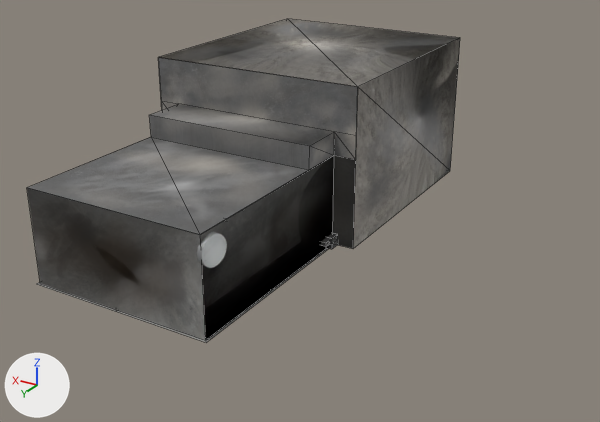
The Blender file Firing Range Glowup.blend, before and after one commit.
One viewpoint serves both versions: a camera (50 mm lens) standing at (-27.3, 12.6, 17.1) and looking at (-10.3, -15.7, 2.9). Arrows for +X, +Y and +Z are at lower left; the lights stay in place. Mesh edges are drawn as thin lines on the coarser meshes.

The first picture shows 'BezierCurve', 'Ceiling', 'Floor', 'Range', 'Walls'.
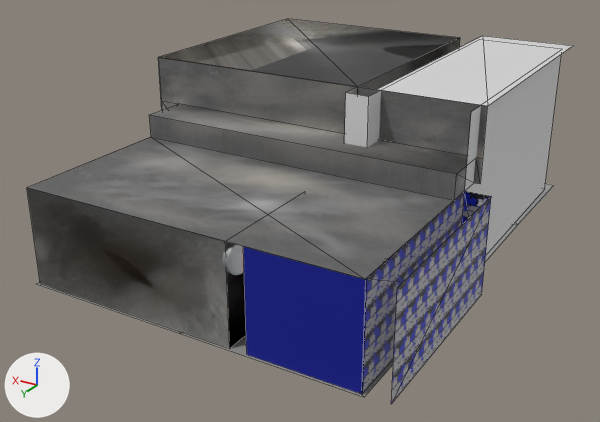
What differs and where, as boxes [x1, y1, x2, y2] in the pictures (600 x 422 px):
'Ceiling', reshaped (39% wider, 25% taller)
    before: [28, 57, 358, 235]
    after: [28, 57, 487, 279]
'Range', reshaped
    before: [160, 19, 460, 249]
    after: [160, 19, 561, 255]
'Walls', reshaped
    before: [27, 155, 356, 340]
    after: [27, 158, 246, 348]
'Cube__4_', added
    after: [363, 191, 491, 404]
'Cube__2_', added (blue)
    after: [243, 246, 367, 394]
'Roof', added
    after: [377, 36, 572, 106]
'Floor', mesh rescaled
    before: [37, 222, 329, 342]
    after: [36, 267, 393, 397]
'Floor2', added
    after: [402, 183, 554, 261]
part 2 of me_scene_002, added
    after: [344, 55, 561, 255]
part 3 of me_scene_002, surface changed
    before: [184, 25, 460, 249]
    after: [184, 25, 460, 90]
part 4 of me_scene_007, cut back
    before: [92, 155, 356, 340]
    after: [92, 220, 246, 348]

Patch to the scene script:
```diff
--- a/Firing Range Glowup.blend.py
+++ b/Firing Range Glowup.blend.py
@@ me_scene @@
 me_scene.from_pydata(...)  # 9 vertices, 8 faces; spans x -910.0..-90.0, y 0.0, z -910.0..-1.0
 # used by ob_floor; parent = ob_rangestatic; location = (-286.5, 175.2, 1577.0)
+# me_scene part 1: the whole mesh is scaled about its middle by (1.74, 1, 1), then moved by (-300.0, 0.0, 0.0)
 me_scene.materials.append(mat_floormat)
@@ me_scene_002 @@
 # used by ob_range; parent = ob_rangestatic; location = (-1387.0, 175.2, 1577.0)
 # verts and faces of me_scene_002; kept vertices keep their numbers, new ones are numbered from 8
-me_scene_002.from_pydata(...)  # 8 vertices, 9 faces; spans x 100.0..1100.0, y 0.0..700.0, z 0.0..1100.0
+me_scene_002.from_pydata(...)  # 18 vertices, 15 faces; spans x -400.0..1100.0, y 0.0..700.0, z -103.0..1100.0
+# me_scene_002 part 2
+verts[8] = (-400.0, 0.0, 1097.0)  # pixel (544, 189)
+verts[9] = (0.0, 0.0, 1100.0)
+verts[10] = (-400.0, 0.0, -100.0)
+verts[11] = (0.0, 0.0, -103.0)
+verts[12] = (99.0, 0.0, -103.0)
+for new, old in zip([*range(13, 18)], [*range(8, 13)]): verts[new] = verts[old] + (0.0, 700.0, 0.0)
+faces += [(8, 13, 9), (9, 13, 14), (8, 10, 15, 13), (9, 14, 16, 11), (11, 16, 17, 12)]  # mat_gray (light grey #dcdcdc)
+faces += [(2, 12, 17, 5)]  # mat_rangemat (picture img_firing_range_glowup_rangemat_basemap_png)
+# me_scene_002 part 3: 9 kept faces spanning x 100.0..1100.0, y 0.0..700.0, z 0.0..1100.0 get new texture (UV) coordinates
 me_scene_002.materials.append(mat_rangemat)
+me_scene_002.materials.append(mat_gray)  # light grey #dcdcdc
@@ me_scene_007 @@
 # used by ob_walls; parent = ob_rangestatic; location = (-286.5, 175.2, 1577.0)
 # verts and faces of me_scene_007; kept vertices keep their numbers, new ones are numbered from 12
-me_scene_007.from_pydata(...)  # 12 vertices, 5 faces; spans x -1000.0..0.0, y 0.0..400.0, z -900.0..0.0
+me_scene_007.from_pydata(...)  # 10 vertices, 4 faces; spans x -1000.0..0.0, y 0.0..400.0, z -900.0..0.0
+# me_scene_007 part 4
+delete_vertices([*range(8, 12)])  # with the faces that use them
+verts[6] = (-1000.0, 0.0, -900.0)  # moved, pixel (229, 348)
+verts[7] = (-1000.0, 400.0, -900.0)  # moved, pixel (225, 241)
+verts[12] = (-1000.0, 0.0, -401.0)
+verts[13] = (-1000.0, 400.0, -401.0)  # pixel (305, 191)
+faces += [(6, 7, 13, 12)]
 me_scene_007.materials.append(mat_wallmat)
@@ me_scene_010 @@
 me_scene_010.from_pydata(...)  # 16 vertices, 13 faces; spans x -1000.0..0.0, y 0.0..300.0, z 98.0..1000.0
 # used by ob_ceiling; parent = ob_rangestatic; location = (-286.5, 575.2, 577.0)
+# me_scene_010 part 5
+for i in [1, 3, 4, 10, 12]: me_scene_010.vertices[i].co += Vector((-599.0, 0.0, 0.0))
+for i in [7, 9, 11]: me_scene_010.vertices[i].co += Vector((-524.0, 0.0, 0.0))
 me_scene_010.materials.append(mat_ceilingmat)
@@ me_scene_011 @@
+me_scene_011.from_pydata([(-833.0, 0.0, 0.0), (-1147.0, 0.0, 0.0), (-1147.0, 0.0, -1200.0), (-833.0, 0.0, -1200.0)], [], [(3, 0, 2), (2, 0, 1)])
+me_scene_011.materials.append(mat_gray)  # light grey #dcdcdc
@@ me_scene_005 @@
+me_scene_005.from_pydata([(364.0, 0.0, 0.0), (364.0, 0.0, 600.0), (364.0, -9.0, 1200.0), (57.0, 0.0, 0.0), (57.0, 0.0, 600.0), (57.0, -9.0, 1200.0)], [], [(0, 3, 1), (1, 3, 4), (1, 4, 2), (2, 4, 5)])
+me_scene_005.materials.append(mat_gray)  # light grey #dcdcdc
@@ ob_bench_001 @@
+ob_bench_001 = bpy.data.objects.new('Bench.001', me_scene_032)  # 16 vertices, 28 faces; spans x -1404.0..-966.0, y 0.0..50.0, z -100.0..0.0
+ob_bench_001.parent = ob_rangestatic
+ob_bench_001.location = (-386.5, 175.2, 1577.0)
@@ ob_cube__4 @@
+ob_cube__4 = bpy.data.objects.new('Cube__4_', me_scene_013)  # 8 vertices, 6 faces; spans x -100.0..0.0, y 0.0..400.0, z -1000.0..0.0; in mat_metal_color_panel (picture img_diffusecolor_texture)
+ob_cube__4.parent = ob_rangestatic_001
+ob_cube__4.location = (-1787.0, 175.2, 1478.0)
+ob_cube__4.scale = (1.0, 1.0, 0.801)
@@ ob_rangestatic_001 @@
+ob_rangestatic_001 = bpy.data.objects.new('RangeStatic.001', None)
+ob_rangestatic_001.location = (0.0, 0.0, 0.0)
+ob_rangestatic_001.rotation_euler = (1.571, 0.0, 0.0)  # degrees (90, 0, 0)
+ob_rangestatic_001.scale = (0.01, 0.01, 0.01)
@@ ob_cube__2 @@
+ob_cube__2 = bpy.data.objects.new('Cube__2_', me_scene_014)  # 4 vertices, 1 face; spans x 51.0..283.0, y 0.0..400.0, z 100.0; in mat_metal_color_panel (picture img_diffusecolor_texture)
+ob_cube__2.parent = ob_rangestatic_001
+ob_cube__2.location = (-1887.0, 175.2, 577.0)
+ob_cube__2.scale = (1.88, 1.0, 1.0)
@@ ob_cube__1 @@
+ob_cube__1 = bpy.data.objects.new('Cube__1_', me_scene_013)  # 8 vertices, 6 faces; spans x -100.0..0.0, y 0.0..400.0, z -1000.0..0.0; in mat_metal_color_panel (picture img_diffusecolor_texture)
+ob_cube__1.parent = ob_rangestatic_001
+ob_cube__1.location = (-1287.0, 175.2, 1177.0)
+ob_cube__1.scale = (1.0, 1.0, 0.5)
@@ ob_roof @@
+ob_roof = bpy.data.objects.new('Roof', me_scene_011)
+ob_roof.parent = ob_rangestatic_001
+ob_roof.location = (-186.5, 875.2, 2777.0)
+ob_roof.scale = (1.42, 1.0, 1.0)
@@ ob_floor2 @@
+ob_floor2 = bpy.data.objects.new('Floor2', me_scene_005)
+ob_floor2.parent = ob_rangestatic_001
+ob_floor2.location = (-1887.0, 175.2, 1577.0)
+ob_floor2.scale = (1.42, 1.0, 1.0)
```
